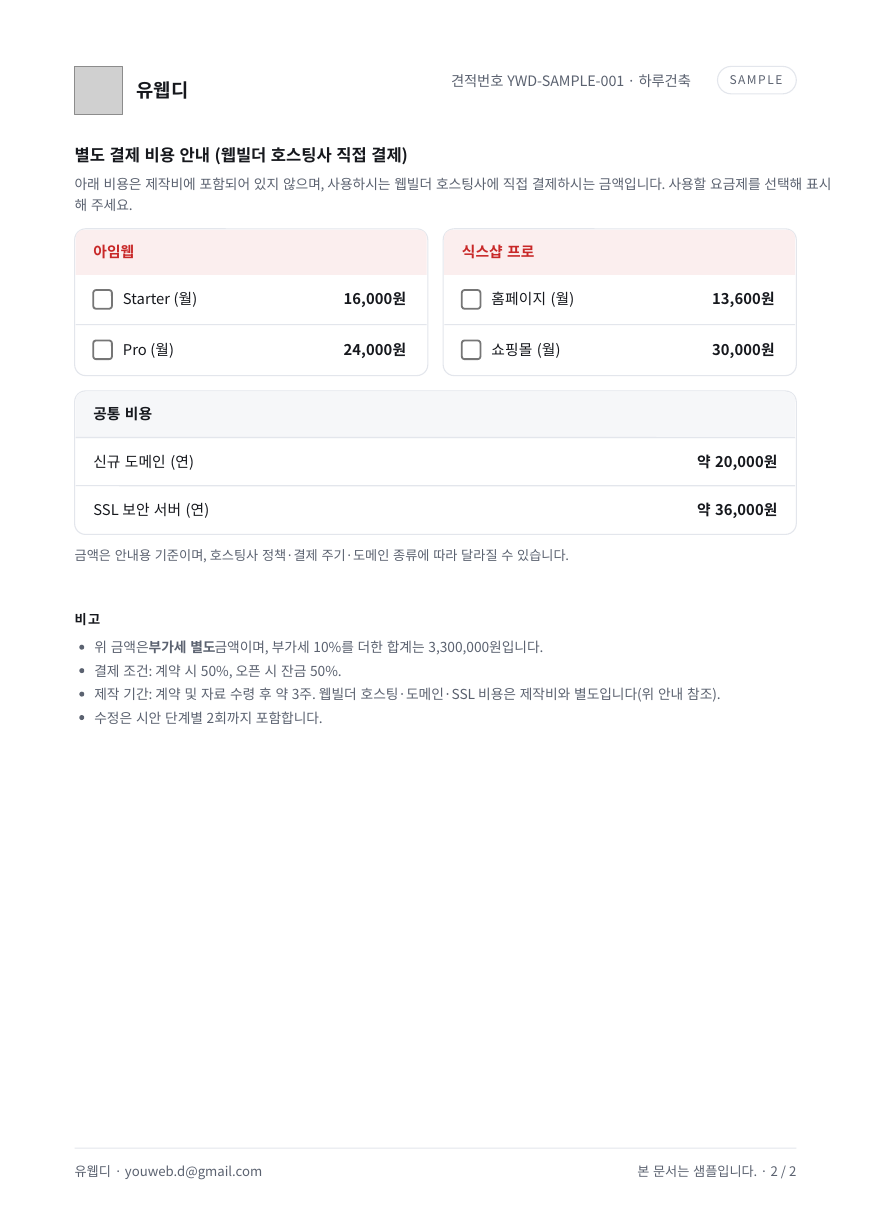
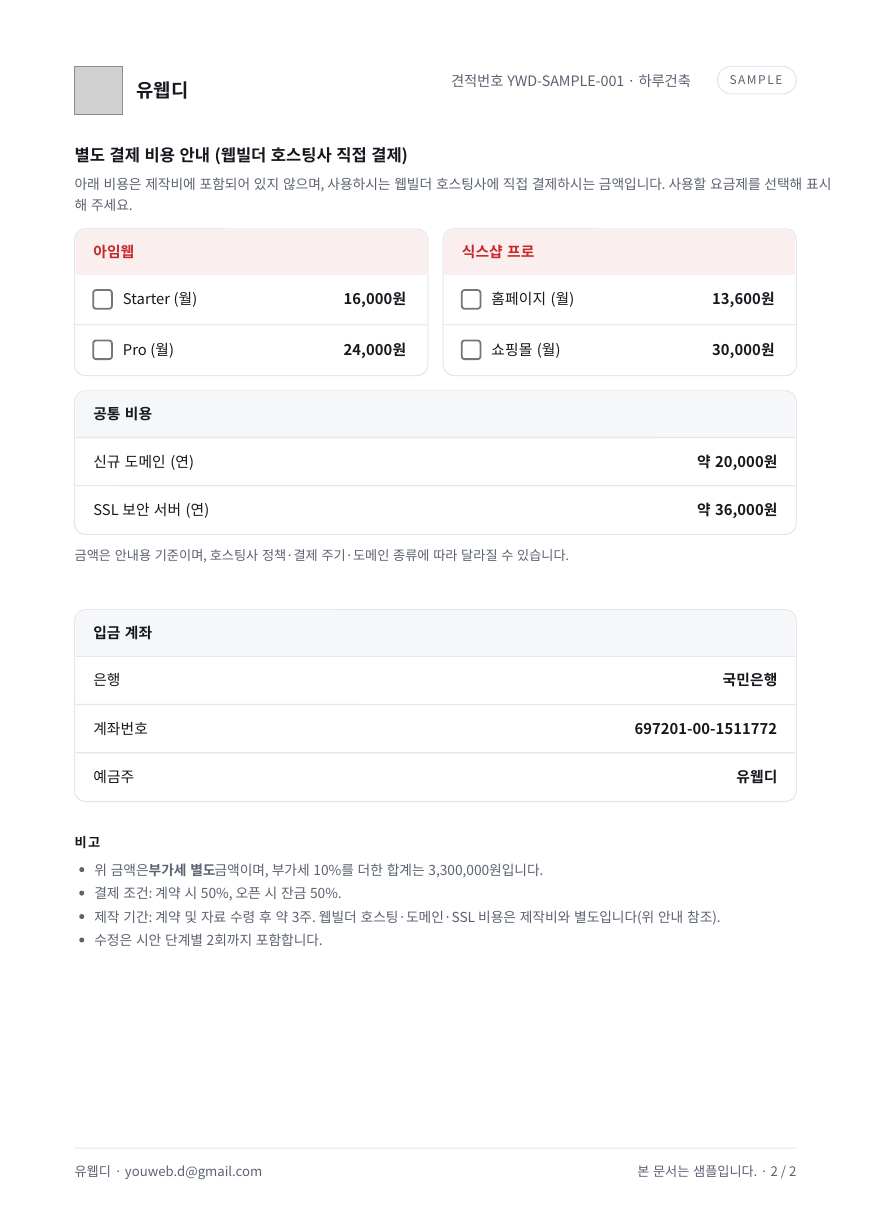
Before and after one commit to youwebd/youwebd-assets, a slide deck: slide 2 of 유웹디_브랜딩/샘플_하루건축_견적서_A4.pptx. Drawn at 871x1232 pixels with LibreOffice and Linux fonts; fonts in the diff are those of the drawing; grey boxes stand for pictures. Boxes give left, top, right and bottom in pixels: in the first picture for what was removed or moved away, otherwise in the second. Text is boxed around its words. In the diff, an @@ line names an element or a change of style, - is before the commit and + after.

```diff
--- a/유웹디_브랜딩/샘플_하루건축_견적서_A4.pptx
+++ b/유웹디_브랜딩/샘플_하루건축_견적서_A4.pptx
@@ rounded rectangle added at <box>75,610,796,801</box>, outline #E3E6EC 0.75 pt @@
@@ round same rect added at <box>76,611,795,657</box>, fill #F6F7F9 @@
@@ text added at <box>93,625,152,640</box>, 10.1 pt, text #16181D, bold @@
+입금 계좌
@@ line added from (76, 656) to (795, 656), #E3E6EC 0.75 pt @@
@@ text added at <box>93,673,120,686</box>, 10.1 pt, text #16181D @@
+은행
@@ text added at <box>723,672,778,687</box>, 10.1 pt, text #16181D, bold @@
+국민은행
@@ line added from (76, 705) to (795, 705), #E3E6EC 0.75 pt @@
@@ text added at <box>93,721,148,735</box>, 10.1 pt, text #16181D @@
+계좌번호
@@ text added at <box>635,723,778,734</box>, 10.1 pt, text #16181D, bold @@
+697201-00-1511772
@@ line added from (76, 752) to (795, 752), #E3E6EC 0.75 pt @@
@@ text added at <box>93,769,134,783</box>, 10.1 pt, text #16181D @@
+예금주
@@ text added at <box>736,769,777,784</box>, 10.1 pt, text #16181D, bold @@
+유웹디
@@ 3 texts: place and size @@
-3 texts at <box>75,613,721,724</box>
+3 texts at <box>75,836,721,946</box>
@@ ellipse: place and size @@
-ellipse at <box>79,715,84,720</box>
+ellipse at <box>79,867,84,872</box>
@@ 4 texts: place and size @@
-4 texts at <box>94,640,543,678</box>
+4 texts at <box>94,863,543,900</box>
@@ ellipse: place and size @@
-ellipse at <box>79,691,84,696</box>
+ellipse at <box>79,890,84,895</box>
@@ ellipse: place and size @@
-ellipse at <box>79,668,84,673</box>
+ellipse at <box>79,914,84,919</box>
@@ ellipse: place and size @@
-ellipse at <box>79,645,84,650</box>
+ellipse at <box>79,937,84,943</box>
```
Also in this commit, not shown: 2 other files.
